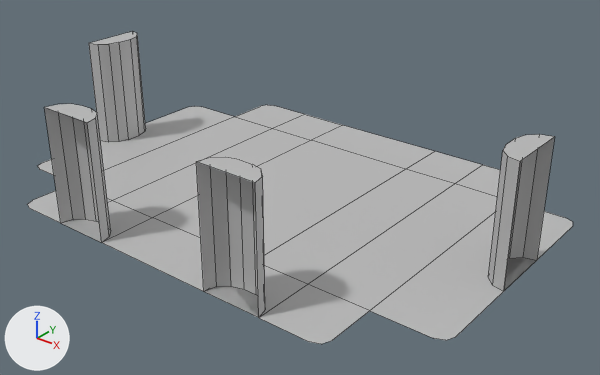
A saved change to the FBX model TrialsForAGod/Assets/Models - Brian/Rooms/roomC.fbx.
Camera for both pictures: a 50 mm lens placed at (-39.1, -22.2, 16.1), pointed at (-59.0, 2.7, 0.7). The axes (+X, +Y, +Z) are drawn at lower left. The lights are the same throughout. Mesh edges are drawn as thin lines. Where no turn or scale is listed for an object, it has been applied to the vertices.

In view in the first picture: 'roomC'.
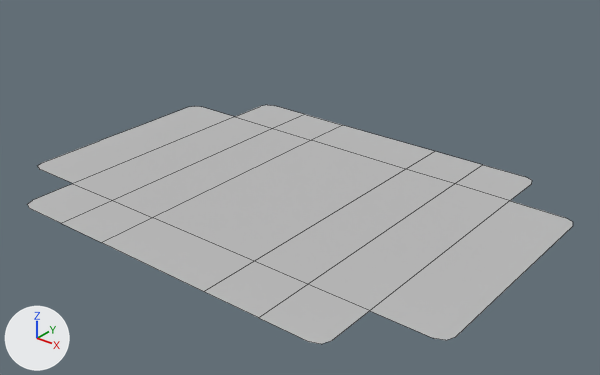
Where the change shows, as pixel boxes (x1, y1, x2, y2) in the pictures (600 x 375 px):
'roomC', reshaped (24% shorter)
    before: (27, 31, 573, 344)
    after: (27, 105, 573, 344)
part 1 of me_mesh, deleted
    before: (45, 104, 265, 317)
part 2 of me_mesh, deleted
    before: (488, 134, 554, 291)
part 3 of me_mesh, deleted
    before: (89, 31, 145, 142)

Edits to the bpy script that builds the scene:
```text
Change me_mesh:
    used by ob_roomc; location = (-60.0, 3.0, 0.0)
    remove me_mesh.from_pydata(...)  # 120 vertices, 61 faces; spans x -11.0..11.0, y -8.0..8.0, z 0.0..5.0
    add me_mesh.from_pydata(...)  # 48 vertices, 17 faces; spans x -11.0..11.0, y -8.0..8.0, z 0.0
    me_mesh part 1
    36 vertices are removed from x -5.3..5.3, y -8.0..-7.0, z 0.0..5.0
    22 faces are deleted
    me_mesh part 2
    18 vertices are removed from x 10.0..11.0, y -1.4..1.4, z 0.0..5.0
    11 faces are deleted
    me_mesh part 3
    18 vertices are removed from x -11.0..-10.0, y -1.4..1.4, z 0.0..5.0
    11 faces are deleted
```
